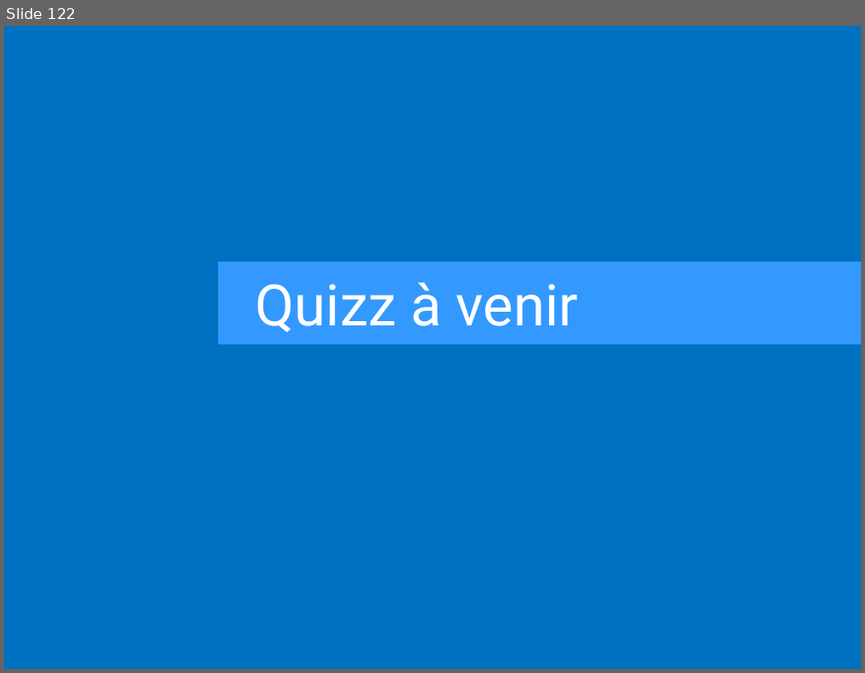
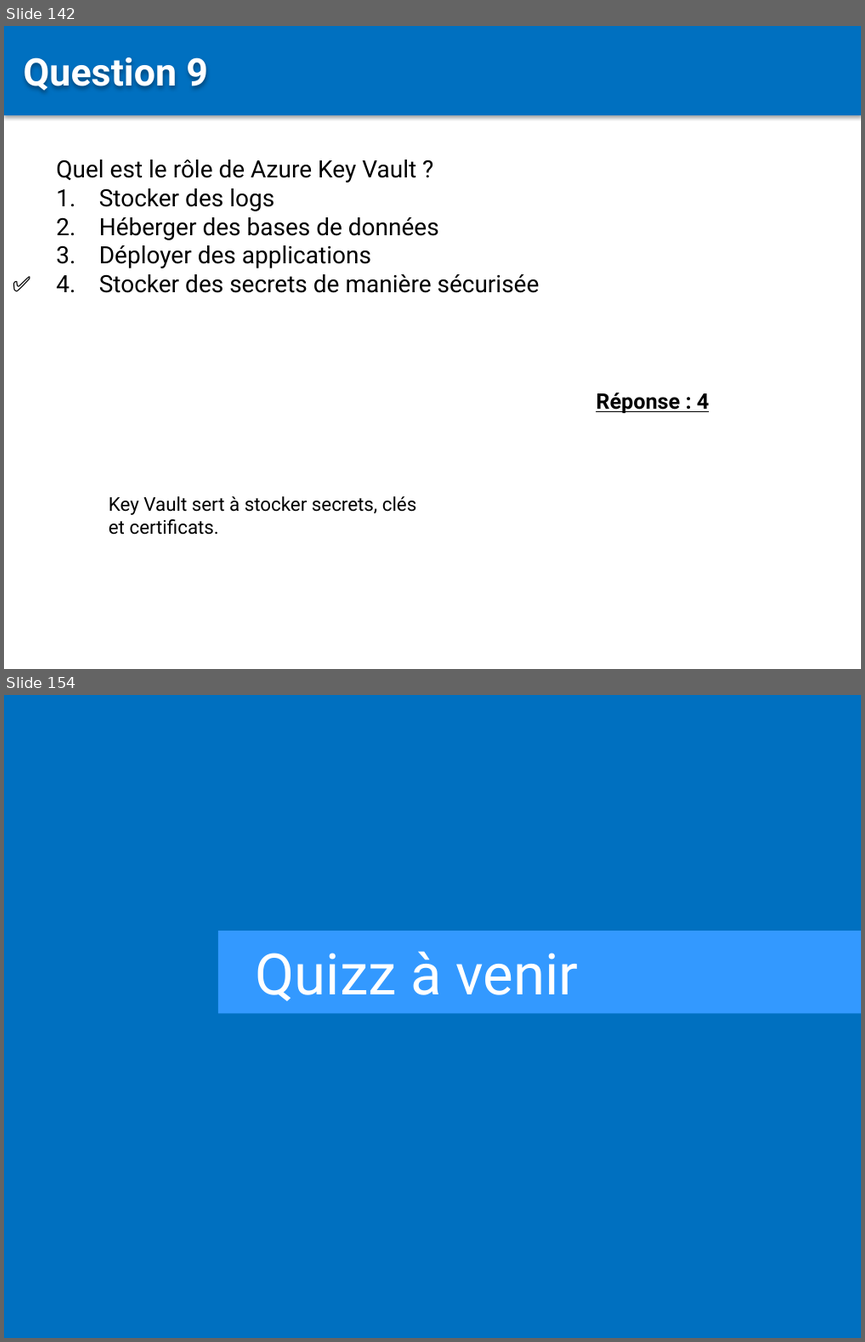
Before and after one commit to Sybaris-Classroom/az-204, a slide deck: Quiz/Quiz.pptx. Shown one above the other, each under a label of ours: slide 122 before the commit, slides 142 and 154 after it; the slides between them are not shown. The pictures are 865x673 and 865x1342 pixels, drawn with LibreOffice and Linux fonts; fonts in the diff are those of the drawing. Boxes give left, top, right and bottom in pixels: in the first picture for what was removed or moved away, otherwise in the second. Text is boxed around its words. In the diff, an @@ line names an element or a change of style, - is before the commit and + after.

```diff
--- a/Quiz/Quiz.pptx
+++ b/Quiz/Quiz.pptx
@@ slide 142 added at (4, 26, 861, 669), background #FFFFFF @@
@@ rectangle added at (4, 26, 861, 115), fill #0070C0 @@
@@ text added at (24, 57, 208, 91), 32 pt, text #FFFFFF, bold @@
+Question 9
@@ text added at (56, 159, 540, 293), 20 pt, text #000000 @@
+Quel est le rôle de Azure Key Vault ?
+1. Stocker des logs
+2. Héberger des bases de données
+3. Déployer des applications
+4. Stocker des secrets de manière sécurisée
@@ text added at (4, 267, 56, 301), 18 pt, text #000000, bold @@
+✅
@@ text added at (596, 392, 709, 413), 18 pt, text #000000, bold, underline @@
+Réponse : 4
@@ text added at (109, 496, 417, 534), 16 pt, text #000000 @@
+Key Vault sert à stocker secrets, clés et certificats.
@@ what was slide 122 is now slide 154 @@
```
Also in this commit, not shown: 1 slide changed, 32 other slides added, 57 other files.
